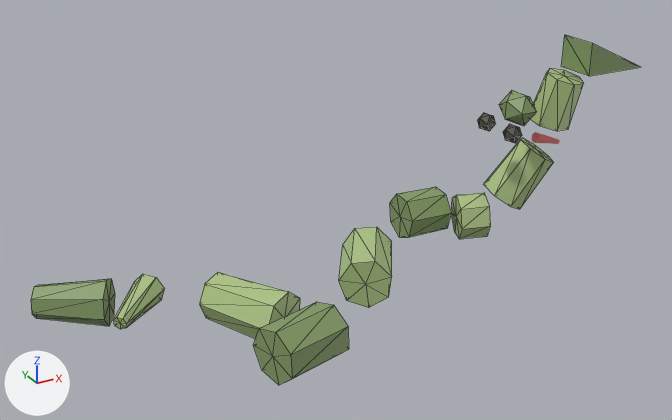
The glTF model public/studio/v2.15.0/d_snake/model.glb: old version first, new version second.
Before and after are seen from a 50 mm camera at (-4.98, -8.43, 5.35) aimed at (-0.32, 0.05, 1.1). The axes (+X, +Y, +Z) are drawn at lower left. The lights are the same throughout. The picture after the commit comes second. Mesh edges are drawn as thin lines on the coarser meshes. Where no turn or scale is listed for an object, it has been applied to the vertices.

Objects in the first picture: 'part0', 'part1', 'part10', 'part2', 'part3', 'part4', 'part5', 'part6', 'part7', 'part8', 'part9' and 3 more.
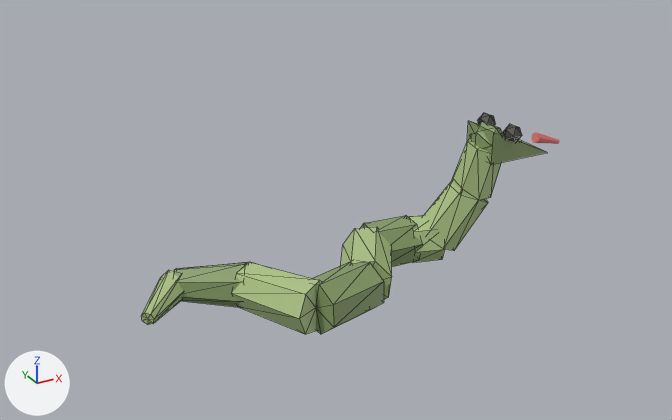
Location of each change, (x1, y1, x2, y2) in pixels of the pictures (672 x 420 px):
'part3', moved
    before: (253, 302, 349, 385)
    after: (313, 261, 384, 334)
'part2', moved
    before: (199, 272, 300, 339)
    after: (232, 262, 320, 334)
'part1', moved
    before: (31, 279, 115, 326)
    after: (174, 262, 247, 307)
'part7', moved
    before: (484, 138, 554, 209)
    after: (423, 180, 488, 251)
'part8', moved
    before: (531, 69, 584, 131)
    after: (451, 138, 502, 200)
'part5', moved
    before: (390, 187, 451, 237)
    after: (361, 215, 422, 267)
'part9', moved
    before: (561, 35, 640, 76)
    after: (467, 121, 548, 165)
'part6', moved
    before: (451, 193, 490, 239)
    after: (409, 215, 445, 262)
'part0', moved
    before: (113, 274, 165, 329)
    after: (141, 270, 184, 325)
'part10', moved
    before: (499, 91, 537, 126)
    after: (470, 121, 504, 150)

The change in detail:
me_geometry_0 is used by ob_part0; location (0.0, 0.0, 0.0).
me_geometry_0 had 16 vertices, 28 faces and spanned x -2.893..-2.206, y 0.199..0.879, z 0.109..0.476.
me_geometry_0 now has 16 vertices, 28 faces and spans x -2.605..-1.918, y 0.143..0.823, z 0.112..0.479.
me_geometry_0 part 1: the whole mesh is moved by (0.288, -0.056, 0.003).
me_geometry_1 is used by ob_part1; location (0.0, 0.0, 0.0).
me_geometry_1 had 16 vertices, 28 faces and spanned x -3.622..-2.699, y 0.435..1.222, z 0.049..0.569.
me_geometry_1 now has 16 vertices, 28 faces and spans x -2.14..-1.218, y 0.076..0.863, z 0.049..0.569.
me_geometry_1 part 2: the whole mesh is moved by (1.482, -0.359, 0.0).
me_geometry_2 is used by ob_part2; location (0.0, 0.0, 0.0).
me_geometry_2 had 16 vertices, 28 faces and spanned x -1.994..-1.054, y -0.76..0.351, z -0.005..0.599.
me_geometry_2 now has 16 vertices, 28 faces and spans x -1.588..-0.649, y -0.695..0.416, z -0.005..0.599.
me_geometry_2 part 3: the whole mesh is moved by (0.405, 0.065, 0.0).
me_geometry_3 is used by ob_part3; location (0.0, 0.0, 0.0).
me_geometry_3 had 16 vertices, 28 faces and spanned x -1.804..-0.901, y -1.484..-0.71, z 0.0..0.605.
me_geometry_3 now has 16 vertices, 28 faces and spans x -0.98..-0.077, y -0.824..-0.051, z 0.0..0.605.
me_geometry_3 part 4: the whole mesh is moved by (0.824, 0.659, 0.0).
me_geometry_5 is used by ob_part5; location (0.0, 0.0, 0.0).
me_geometry_5 had 16 vertices, 28 faces and spanned x 1.197..1.827, y 0.734..1.357, z -0.01..0.586.
me_geometry_5 now has 16 vertices, 28 faces and spans x 0.335..0.964, y 0.125..0.748, z -0.01..0.586.
me_geometry_5 part 5: the whole mesh is moved by (-0.862, -0.609, 0.0).
me_geometry_6 is used by ob_part6; location (0.0, 0.0, 0.0).
me_geometry_6 had 16 vertices, 28 faces and spanned x 1.743..2.311, y 0.267..0.949, z 0.031..0.628.
me_geometry_6 now has 16 vertices, 28 faces and spans x 0.842..1.411, y 0.004..0.685, z 0.022..0.619.
me_geometry_6 part 6: the whole mesh is moved by (-0.9, -0.264, -0.009).
me_geometry_7 is used by ob_part7; location (0.0, 0.0, 0.0).
me_geometry_7 had 16 vertices, 28 faces and spanned x 2.139..2.986, y 0.001..0.719, z 0.447..1.372.
me_geometry_7 now has 16 vertices, 28 faces and spans x 1.007..1.854, y -0.139..0.579, z 0.172..1.098.
me_geometry_7 part 7: the whole mesh is moved by (-1.132, -0.139, -0.275).
me_geometry_8 is used by ob_part8; location (0.0, 0.0, 0.0).
me_geometry_8 had 16 vertices, 28 faces and spanned x 2.536..3.115, y -0.221..0.387, z 1.573..2.297.
me_geometry_8 now has 16 vertices, 28 faces and spans x 1.378..1.957, y -0.23..0.377, z 0.882..1.605.
me_geometry_8 part 8: the whole mesh is moved by (-1.158, -0.009, -0.691).
me_geometry_9 is used by ob_part9; location (0.0, 0.0, 0.0).
me_geometry_9 had 6 vertices, 8 faces and spanned x 2.99..3.85, y -0.287..0.213, z 2.304..2.704.
me_geometry_9 now has 6 vertices, 8 faces and spans x 1.62..2.48, y -0.25..0.25, z 1.4..1.8.
me_geometry_9 part 9: the whole mesh is moved by (-1.37, 0.037, -0.904).
me_geometry_10 is used by ob_part10; location (0.0, 0.0, 0.0).
me_geometry_10 had 12 vertices, 20 faces and spanned x 1.972..2.33, y -0.234..0.209, z 1.764..2.138.
me_geometry_10 now has 12 vertices, 20 faces and spans x 1.561..1.919, y -0.221..0.221, z 1.433..1.807.
me_geometry_10 part 10: the whole mesh is moved by (-0.411, 0.013, -0.331).
